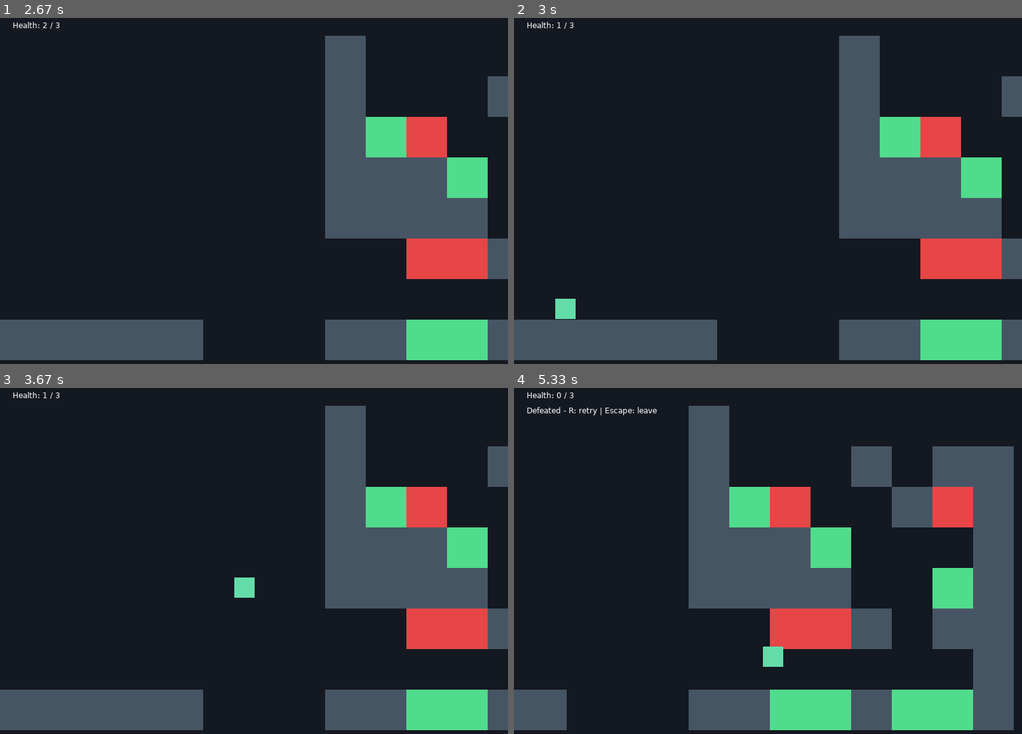
Above: before the commit, frames 1-4 (two rows, left to right).
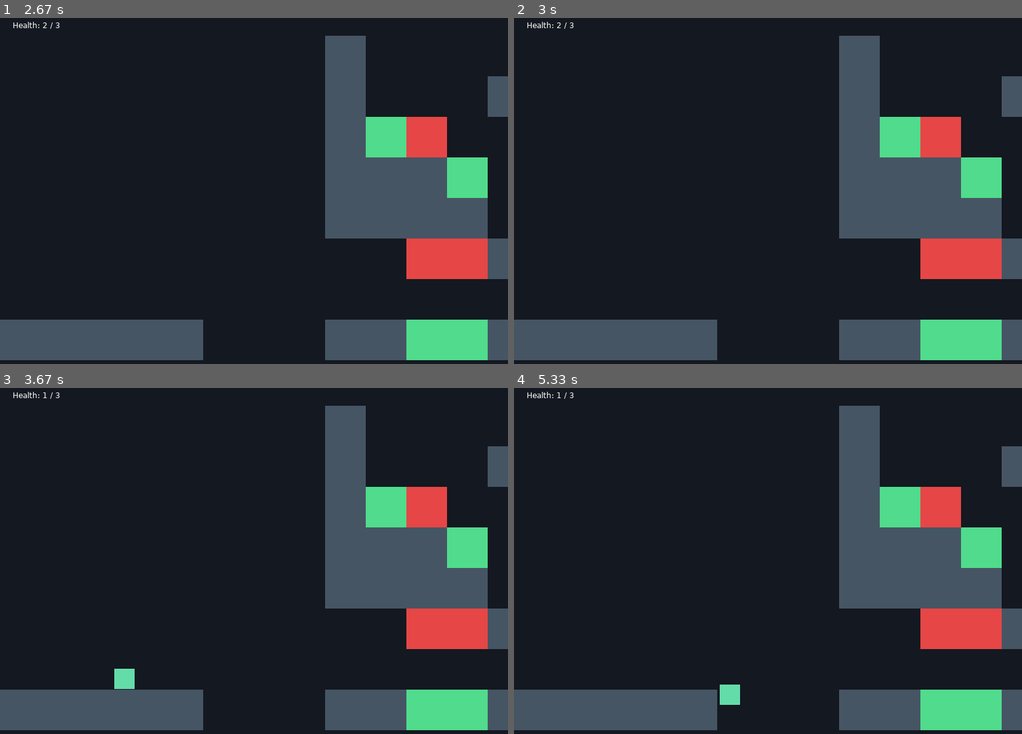
Above: after the commit, the same moments.

Repository: Zfnintendo/TempGameName
Game: LÖVE game, started from main.lua
The game is run twice, just before and just after one commit, with the same random seed, the same clock (stepped at 60 frames per second) and the same inputs.
Inputs:
- Up to frame 1 (2.67 s): tap Space at 0.33, 1.07, 1.37, 1.57, 1.87, 2.07, 2.37 s; tap R at 0.67 s; hold Right 1-1.47 s; hold Right 1.5-1.97 s; hold Left 2-2.53 s
- Up to frame 2 (3 s): no input
- Up to frame 3 (3.67 s): hold Right 3-3.63 s; tap Space at 3.07, 3.37 s
- Up to frame 4 (5.33 s): hold Left 3.67-4.13 s; tap Space at 3.73, 4.03, 4.23, 4.53, 4.73, 5.03, 5.23 s; hold Right 4.17-4.63 s; hold Right 4.67-5.13 s; hold Left from 5.17 s (still down)

Frame 1 is identical in both runs. In frame 2, 0.2% of the frame differs, in the area x 8-13%, y 1-87%; in frame 3, 0.5%; in frame 4, 39%, in the area x 2-100%, y 1-99%.

Commit message:
Coyote time for terminal levels

Diff:
--- a/src/entities/PlayerTerminal.lua
+++ b/src/entities/PlayerTerminal.lua
@@ -50,6 +50,9 @@
             jumpVelocity = Velocity.new(0, 550, 0),
             facing = "right",
             jumpRequested = false,
+
+            coyoteDuration = 0.1,
+            coyoteRemaining = 0,
         },
 
         gravity = {
--- a/src/scenes/templates/TerminalTemplate.lua
+++ b/src/scenes/templates/TerminalTemplate.lua
@@ -230,6 +230,7 @@
 
         player.position:setZ(self.spawnZ)
         player.platformMovement.jumpRequested = false
+        player.platformMovement.coyoteRemaining = 0
         player.platformMovement.facing = "right"
 
         self.input.lastShiftPress = nil
@@ -239,6 +240,7 @@
         Physics.sync(self.context.world)
 
         player.platformBody.grounded = false
+        player.platformMovement.coyoteRemaining = 0
 
         updateCamera(self)
     end
@@ -252,6 +254,7 @@
 
         player.playerControlled.enabled = false
         player.platformMovement.jumpRequested = false
+        player.platformMovement.coyoteRemaining = 0
 
         player.physics.body:setLinearVelocity(0, 0)
         player.physics.body:setActive(false)
--- a/src/systems/TerminalControlSystem.lua
+++ b/src/systems/TerminalControlSystem.lua
@@ -1,22 +1,27 @@
 --[[
 TerminalControlSystem.lua - Zeftarium
 C 2026-11-16
-U 2026-11-16
+U 2026-11-17
 
-Controls physics driven terminal players. Positive Y points upward.
+Controls physics-driven terminal players using positive-Y-up coordinates.
+Processes entities with playerControlled, platformMovement, platformBody, and physics components.
 Horizontal input sets body velocity directly. Opposite horizontal keys cancel.
-Jump requests are consumed on the next physics step.
-Requests made while airborne are discarded.
-
-Disabled controls stop horizontal movement and clear jump requests.
-Vertical motion and gravity continue.
+Facing changes when horizontal input is non-zero.
+Jump requests are consumed on the next control update. Jumping is allowed while grounded or during the remaining coyote period.
+Ground contact refreshes coyote time; jumping consumes it. Requests outside that window are discarded; jump buffering is not implemented.
+Disabled controls stop horizontal movement and clear jump requests and coyote time. Vertical velocity is preserved.
+Does not step physics, apply gravity, or update ECS position. The caller must ignore repeated key events before calling keyPressed.
+All enabled matching entities receive the same input.
 
 [Dependencies]
 World and InputManager instances supplied by the caller
 love2d physics API
 
-- [.keyPressed] Records Space or named jump actions
-- [.update]     Applies horizontal movement and grounded jumping
+- [.keyPressed] Records a jump request for enabled entities when
+                action is "jump" or key is "space"
+
+- [.update]     Reads horizontal input, advances coyote timers using dt
+                in seconds, and applies movement and eligible jumps
 ]]
 
 local TerminalControlSystem = {}
@@ -37,20 +42,33 @@
 
     for _, entity in world:query("playerControlled", "platformMovement", "platformBody", "physics") do
         local movement = entity.platformMovement
+        local platformBody = entity.platformBody
         local body = entity.physics.body
 
         local _, velocityY = body:getLinearVelocity()
         local velocityX = 0
 
         if entity.playerControlled.enabled then
+            if platformBody.grounded then
+                movement.coyoteRemaining = movement.coyoteDuration
+            else
+                movement.coyoteRemaining = math.max(0, movement.coyoteRemaining - dt)
+            end
+
             velocityX = direction * movement.horizontalVelocity.x
 
             if direction ~= 0 then movement.facing = direction > 0 and "right" or "left" end
 
-            if movement.jumpRequested and entity.platformBody.grounded then
+            local canJump = platformBody.grounded or movement.coyoteRemaining > 0
+
+            if movement.jumpRequested and canJump then
                 velocityY = movement.jumpVelocity.y
-                entity.platformBody.grounded = false
+                platformBody.grounded = false
+
+                movement.coyoteRemaining = 0
             end
+        else
+            movement.coyoteRemaining = 0
         end
 
         movement.jumpRequested = false
